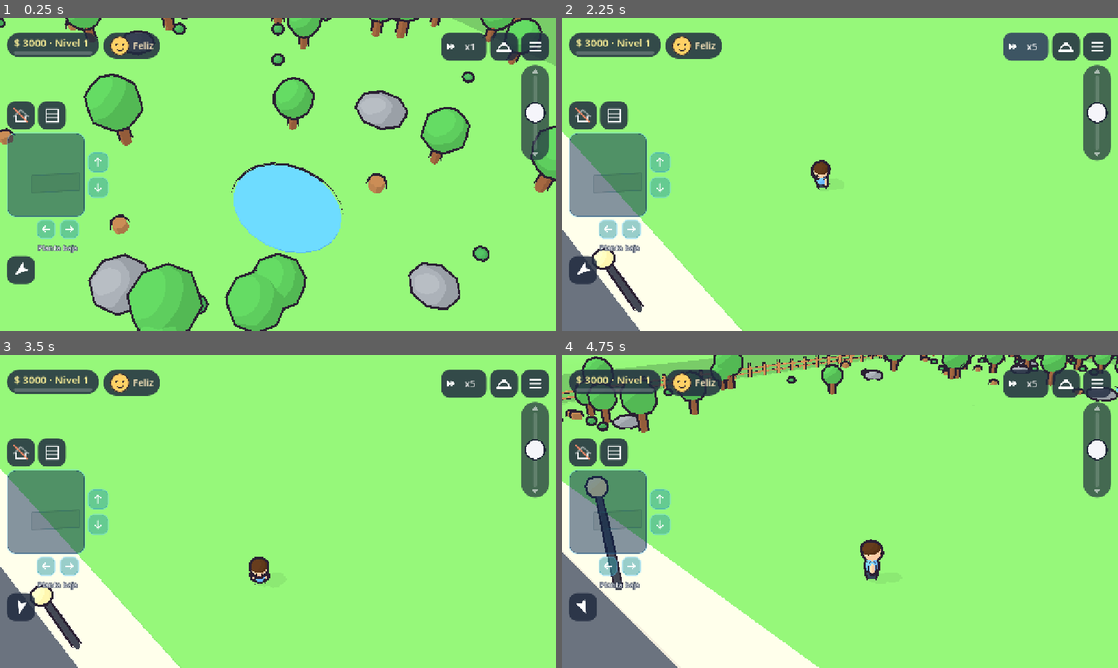
Above: before the commit, frames 1-4 (two rows, left to right).
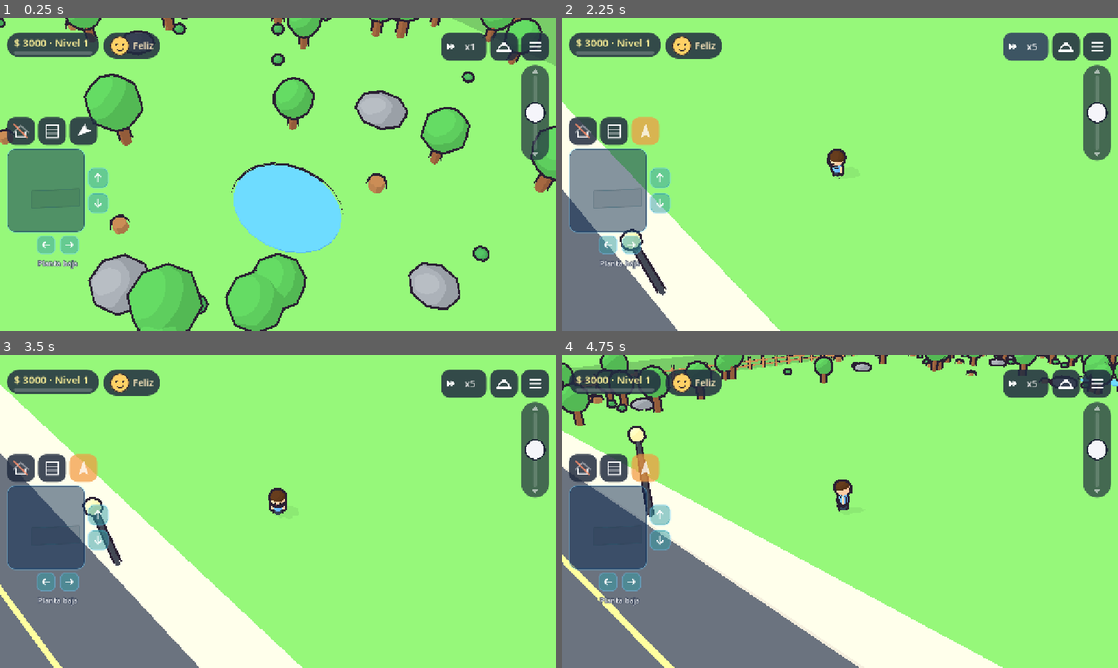
Above: after the commit, the same moments.

Repository: soza0497/Neighborhood
Game: Godot game, scene res://scenes/main.tscn
Two runs of this game, one before a commit and one after it. Both use one fixed random seed, a clock stepped at 60 frames per second and the inputs below. This scene is started directly instead of the project's main scene.
Inputs (mouse positions are in pixels of both pictures, inside the frame that each line leads up to; where the layout moved, square brackets give the same spot in the first picture):
- Up to frame 1 (0.25 s): no input
- Up to frame 2 (2.25 s): click (645, 130) [584, 271] at 0.5 s; click "x1" at 1.25 s; click "x2" at 2 s
- Up to frame 3 (3.5 s): tap Enter (ui_accept) at 2.75 s; drag from (44, 511) to (333, 442) at 2.77 s
- Up to frame 4 (4.75 s): drag from (1095, 448) to (812, 574) at 3.52 s; move the mouse to (895, 442) at 4.27 s; hold Right from 4.28 s (still down); hold E from 4.28 s (still down); tap 1 at 4.35 s; click (895, 442) at 4.42 s

The runs differ from the first frame. In frame 1, 4.2% of the frame differs, in the area x 1-20%, y 26-86%; in frame 2, 11%; in frame 3, 23%; in frame 4, 35%, in the area x 0-100%, y 0-100%.

Commit message:
Pulido 6C: botón de ánimo, menús dentro de pantalla, centrar con dos modos, paneo bajo, nombres al tocar
Co-Authored-By: Claude Sonnet 5.5 <noreply@anthropic.com>

Diff:
--- a/data/camera.json
+++ b/data/camera.json
@@ -7,9 +7,9 @@
 	"frame_cap": 0.12,
 	"pending_cap": 0.5,
 	"damping": 18.0,
-	"low_side_factor": 0.8,
-	"low_forward_factor": 0.3,
-	"low_dead_zone_px": 14.0,
+	"low_side_factor": 1.0,
+	"low_forward_factor": 1.0,
+	"low_dead_zone_px": 6.0,
 	"lot_margin": 3.0,
 	"lot_soft_border": 6.0
 }
--- a/scripts/autoload/event_bus.gd
+++ b/scripts/autoload/event_bus.gd
@@ -28,6 +28,8 @@
 signal camera_reset_requested
 ## Pulido 1: la brújula pide centrar la cámara en el personaje (y su piso).
 signal camera_focus_character_requested
+## Pulido 6C: la cámara pasa a seguir al personaje (true) o a quedar libre (false).
+signal camera_follow_changed(on: bool)
 
 # --- Modos de juego ---
 ## La interfaz pide cambiar de modo: "build" (construir) o "live" (vivir).
--- a/scripts/main.gd
+++ b/scripts/main.gd
@@ -102,6 +102,7 @@
 	EventBus.view_roofs_toggle_requested.connect(_on_roofs_toggle)
 	EventBus.view_walls_toggle_requested.connect(_on_walls_toggle)
 	EventBus.camera_focus_character_requested.connect(_focus_character)
+	EventBus.camera_follow_changed.connect(func(on: bool) -> void: _follow_character = on)
 	# Constructor 2.0 (Pulido 1).
 	EventBus.build_nudge_requested.connect(_builder.nudge_selected)
 	EventBus.build_paint_step_requested.connect(_builder.paint_step)
@@ -219,6 +220,8 @@
 
 func _process(delta: float) -> void:
 	_check_home_sync()
+	if mode == "live":
+		_follow_step()
 	_problems_timer -= delta
 	if _problems_dirty and _problems_timer <= 0.0 and mode == "build":
 		_problems_dirty = false
@@ -348,6 +351,21 @@
 
 
 ## Brújula: la cámara va al personaje y se ve su piso.
+## Pulido 6C: con el modo «siguiendo» la cámara acompaña al personaje. Si se va a trabajar
+## (desaparece de la casa), vuelve sola a libre.
+var _follow_character := false
+
+
+func _follow_step() -> void:
+	if not _follow_character or _character == null:
+		return
+	if _character.state == Character.State.WORKING:
+		_follow_character = false
+		EventBus.camera_follow_changed.emit(false)
+		return
+	_camera_rig.focus_on(_character.global_position)
+
+
 func _focus_character() -> void:
 	_set_level(_character.level)
 	_camera_rig.focus_on(_character.global_position)
--- a/scripts/neighborhood/neighbor_house_view.gd
+++ b/scripts/neighborhood/neighbor_house_view.gd
@@ -56,6 +56,7 @@
 	_sign.modulate = Color("#ffffff")
 	_sign.outline_modulate = Color("#2b2233")
 	_sign.no_depth_test = true
+	_sign.visible = false  # Pulido 6C: el nombre solo aparece al tocar la casa.
 	# Encima del techo, sin girar con la casa (billboard) y sin quedar dado vuelta.
 	_sign.position = Vector3(0.0, HouseGrid.WALL_HEIGHT + 3.4, 0.0)
 	add_child(_sign)
--- a/scripts/neighborhood/neighborhood_controller.gd
+++ b/scripts/neighborhood/neighborhood_controller.gd
@@ -69,14 +69,59 @@
 		get_viewport().set_input_as_handled()
 
 
-func _process(_delta: float) -> void:
-	if state == "" or builder == null:
-		return
-	# Los carteles de familia se ven desde lejos; de cerca estorban.
-	var show_signs := rig.current_distance() > 40.0
+## Segundos que se ve el nombre de una casa después de tocarla.
+const SIGN_SECONDS := 3.0
+## Un toque es un clic corto que casi no se mueve (si se mueve es un arrastre de cámara).
+const TAP_MAX_MOVE := 14.0
+const TAP_MAX_SECONDS := 0.35
+
+var _press_pos := Vector2.ZERO
+var _press_time := 0.0
+var _sign_lot := ""
+var _sign_left := 0.0
+
+
+## Pulido 6C: los nombres de las casas ya no están siempre a la vista. Tocar una casa muestra su
+## nombre unos segundos (más adelante, también sus opciones).
+func _unhandled_input(event: InputEvent) -> void:
+	if builder == null or rig == null:
+		return
+	var button := event as InputEventMouseButton
+	if button == null or button.button_index != MOUSE_BUTTON_LEFT:
+		return
+	if button.pressed:
+		_press_pos = button.position
+		_press_time = Time.get_ticks_msec() / 1000.0
+		return
+	var quick := Time.get_ticks_msec() / 1000.0 - _press_time <= TAP_MAX_SECONDS
+	if quick and button.position.distance_to(_press_pos) <= TAP_MAX_MOVE:
+		_show_sign_at(button.position)
+
+
+## Busca la casa de vecino bajo el dedo (el rayo de la cámara contra el suelo) y muestra su nombre.
+func _show_sign_at(screen_pos: Vector2) -> void:
+	var cam := rig.camera_node()
+	if cam == null:
+		return
+	var from := cam.project_ray_origin(screen_pos)
+	var dir := cam.project_ray_normal(screen_pos)
+	if absf(dir.y) < 0.001:
+		return
+	var point := from + dir * (-from.y / dir.y)
+	for id in builder.houses:
+		if NeighborhoodMap.lot_rect(str(id)).has_point(Vector2(point.x, point.z)):
+			_sign_lot = str(id)
+			_sign_left = SIGN_SECONDS
+			return
+
+
+func _process(delta: float) -> void:
+	if builder == null:
+		return
+	_sign_left = maxf(0.0, _sign_left - delta)
 	for id in builder.houses:
 		var house: NeighborHouseView = builder.houses[id]
-		house.set_sign_visible(show_signs and house != _open_house)
+		house.set_sign_visible(_sign_left > 0.0 and str(id) == _sign_lot and house != _open_house)
 
 
 # --- Entrar y salir ---
@@ -153,7 +198,7 @@
 		_env.fog_depth_end = _saved_fog.y
 	if builder != null:
 		for id in builder.houses:
-			builder.houses[id].set_sign_visible(true)
+			builder.houses[id].set_sign_visible(false)
 	EventBus.game_mode_change_requested.emit("live")
 	_set_state("", "")
 
--- /dev/null
+++ b/tests/polish6c_demo.gd
@@ -0,0 +1,162 @@
+extends Node
+## Demostración del Pulido 6C (interfaz y cámara), con capturas.
+##
+##   godot --path . res://tests/polish6c_demo.tscn
+## Las capturas (p6c_*.png) van a SHOT_DIR (o a user://). Partida local.
+
+var _main: Node3D
+var _hud: CanvasLayer
+var _shot_dir := ""
+var _passed := 0
+var _failed := 0
+var _shots: Array[String] = []
+
+const SIZES := [
+	[1920, 1080, [60, 0, 1800, 1080]],
+	[1080, 2400, [0, 96, 1080, 2244]],
+	[2400, 1080, [96, 0, 2208, 1020]],
+]
+
+
+func _ready() -> void:
+	_shot_dir = OS.get_environment("SHOT_DIR")
+	if _shot_dir == "":
+		_shot_dir = OS.get_user_data_dir()
+	HouseGrid.LOT_SIZE = Vector2i(96, 96)
+	HouseData.blocked_cells = {}
+	Economy.server_mode = false
+	GameState.parcel = {"seed": 424242}
+	Parcel.setup_local({"seed": 424242})
+	_main = preload("res://scenes/main.tscn").instantiate()
+	add_child(_main)
+	Economy.debug_unlock_all()
+	_hud = _main.get_node("HUD")
+	_run.call_deferred()
+
+
+func _run() -> void:
+	_main.set_mode("live")
+	await _frames(10)
+	await _test_mood_tap()
+	await _test_popup_inside()
+	await _test_follow_button()
+	await _test_signs_hidden()
+	print("\nDEMO PULIDO 6C: %d pasaron, %d fallaron · capturas: %s" % [_passed, _failed, ", ".join(_shots)])
+	get_tree().quit(1 if _failed > 0 else 0)
+
+
+## El toque llega dos veces (toque + clic emulado): la tarjeta no se abre y se cierra sola.
+func _test_mood_tap() -> void:
+	print("\n1) Botón de ánimo: un toque = una sola vez")
+	var mood: Control = _hud.get_node("%MoodButton")
+	var card: Control = _hud.get_node("%MoodCard")
+	_check(not card.visible, "empieza cerrada")
+	mood.gui_input.emit(_click())
+	var echo := InputEventScreenTouch.new()
+	echo.pressed = true
+	mood.gui_input.emit(echo)  # El eco del mismo toque, al instante.
+	await _frames(3)
+	_check(card.visible, "un toque con eco la deja abierta")
+	_hud._close_cards()
+	await _frames(20)  # Pasa la guarda: otro toque vuelve a funcionar.
+	await get_tree().create_timer(0.3).timeout
+	mood.gui_input.emit(_click())
+	await _frames(3)
+	_check(card.visible, "un toque posterior la abre otra vez")
+	_hud._close_cards()
+	await _frames(2)
+
+
+## El menú de servicio y los otros flotantes quedan dentro de la pantalla, en tres tamaños.
+func _test_popup_inside() -> void:
+	print("\n2) Menús dentro de la pantalla")
+	var window := get_window()
+	for entry in SIZES:
+		var size := Vector2i(entry[0], entry[1])
+		var r: Array = entry[2]
+		window.size = size
+		SafeArea.override_screen = size
+		SafeArea.override_rect = Rect2i(r[0], r[1], r[2], r[3])
+		await _frames(6)
+		_hud._fit_to_screen()
+		await _frames(3)
+		var rows: VBoxContainer = _hud._open_popup("Tala de árbol")
+		_hud._popup_button(rows, "Llamar servicio ($94)", func() -> void: pass)
+		_hud._popup_button(rows, "Cerrar", func() -> void: pass)
+		await _frames(6)
+		var area := Rect2(Vector2.ZERO, get_viewport().get_visible_rect().size)
+		var rect: Rect2 = _hud._popup.get_global_rect()
+		_check(area.encloses(rect), "%dx%d: el menú de servicio está entero en pantalla (%s)" % [size.x, size.y, str(rect)])
+		_check(rect.position.x > 50.0 and rect.position.y > 50.0, "%dx%d: no está pegado a la esquina" % [size.x, size.y])
+		if size.x == 1920:
+			await _shot("p6c_servicio_1920x1080.png")
+		_hud._close_popup()
+		await _frames(2)
+
+
+## La brújula está arriba junto a techos y paredes, y alterna libre/siguiendo.
+func _test_follow_button() -> void:
+	print("\n3) Centrar: libre o siguiendo")
+	var compass: CompassButton = _hud.get_node("%CompassButton")
+	var roof: Control = _hud.get_node("%RoofButton")
+	_check(compass.get_parent() == roof.get_parent(), "está en la misma fila que techos y paredes")
+	_main._character.global_position = Vector3(30, 0, 30)
+	_main._camera_rig.focus_on(Vector3(-20, 0, -20))
+	await _frames(2)
+	compass.button_pressed = true
+	compass.pressed.emit()
+	await _frames(6)
+	var cam: Vector3 = _main._camera_rig.position
+	_check(is_equal_approx(cam.x, _main._character.global_position.x) or cam.distance_to(Vector3(_main._character.global_position.x, cam.y, _main._character.global_position.z)) < 1.0,
+		"siguiendo: la cámara va al personaje")
+	_main._character.global_position = Vector3(10, 0, 5)
+	await _frames(4)
+	var cam2: Vector3 = _main._camera_rig.position
+	_check(absf(cam2.x - 10.0) < 1.0, "siguiendo: lo acompaña cuando se mueve")
+	# Se va a trabajar: vuelve solo a libre.
+	_main._character.state = Character.State.WORKING
+	await _frames(4)
+	_check(not compass.button_pressed, "al irse a trabajar el botón vuelve a libre")
+	_main._character.state = Character.State.IDLE
+	await _shot("p6c_centrar_arriba.png")
+
+
+## Los carteles de las casas de vecinos están apagados hasta tocar la casa.
+func _test_signs_hidden() -> void:
+	print("\n4) Nombres de las casas")
+	var count := 0
+	var visible_count := 0
+	for node in _main.find_children("Sign", "Label3D", true, false):
+		count += 1
+		if (node as Label3D).visible:
+			visible_count += 1
+	_check(count > 0, "hay carteles construidos (%d)" % count)
+	_check(visible_count == 0, "ninguno se ve por defecto (%d visibles)" % visible_count)
+	await _shot("p6c_sin_nombres.png")
+
+
+func _click() -> InputEventMouseButton:
+	var event := InputEventMouseButton.new()
+	event.button_index = MOUSE_BUTTON_LEFT
+	event.pressed = true
+	return event
+
+
+func _check(condition: bool, description: String) -> void:
+	if condition:
+		_passed += 1
+		print("  OK     ", description)
+	else:
+		_failed += 1
+		print("  FALLÓ  ", description)
+
+
+func _shot(file_name: String) -> void:
+	await _frames(4)
+	get_viewport().get_texture().get_image().save_png(_shot_dir.path_join(file_name))
+	_shots.append(file_name)
+
+
+func _frames(count: int) -> void:
+	for i in count:
+		await get_tree().process_frame
--- /dev/null
+++ b/tests/polish6c_demo.tscn
@@ -0,0 +1,6 @@
+[gd_scene format=3]
+
+[ext_resource type="Script" path="res://tests/polish6c_demo.gd" id="1_demo"]
+
+[node name="Polish6cDemo" type="Node"]
+script = ExtResource("1_demo")
--- a/tests/test_camera.gd
+++ b/tests/test_camera.gd
@@ -93,9 +93,9 @@
 	_rig.rotation_degrees.y = 0.0
 	# Un gesto vertical chico (dentro de la zona muerta): no avanza.
 	_rig._drag_y = 0.0
-	_rig._pan(Vector2(500, 500), Vector2(500, 492))
-	_rig.flush_pending()
-	_check(absf(_rig.position.z) < 0.001, "8 px verticales (zona muerta): no se mueve (z=%.3f)" % _rig.position.z)
+	_rig._pan(Vector2(500, 500), Vector2(500, 496))
+	_rig.flush_pending()
+	_check(absf(_rig.position.z) < 0.001, "4 px verticales (zona muerta): no se mueve (z=%.3f)" % _rig.position.z)
 	# Un gesto vertical grande: avanza, pero despacio.
 	_rig._drag_y = 0.0
 	var before_z := _rig.position.z
@@ -105,7 +105,8 @@
 	var forward := absf(_rig.position.z - before_z)
 	_check(forward > 0.0, "un gesto vertical grande sí avanza (%.2f m)" % forward)
 	var grab := 200.0 * _rig.meters_per_pixel()
-	_check(forward < grab * 0.5, "avanza despacio: %.2f m contra %.2f m de «agarrar el suelo»" % [forward, grab])
+	_check(forward <= grab, "no avanza más que «agarrar el suelo»: %.2f m contra %.2f m" % [forward, grab])
+	_check(forward > grab * 0.5, "pero tampoco se arrastra (Pulido 6C): %.2f m" % forward)
 	# Lateral: se mueve a los lados y es mucho más controlable.
 	_rig.position = Vector3.ZERO
 	_rig._pan(Vector2(500, 500), Vector2(600, 500))
--- a/ui/compass_button.gd
+++ b/ui/compass_button.gd
@@ -1,7 +1,9 @@
 class_name CompassButton
 extends Button
 ## Brújula (Pulido 1): una flechita de navegador que apunta hacia donde está
-## el personaje en la pantalla. Tocarla centra la cámara en él.
+## el personaje en la pantalla. Pulido 6C: tiene dos modos. LIBRE (apagada): la cámara va
+## donde la muevas y tocarla solo centra una vez al personaje. SIGUIENDO (encendida): la cámara
+## acompaña al personaje todo el tiempo, hasta que se vaya a trabajar o la vuelvas a tocar.
 
 ## El personaje al que apunta (lo pone la interfaz).
 var target: Node3D
@@ -18,7 +20,16 @@
 	_arrow.stretch_mode = TextureRect.STRETCH_KEEP_ASPECT_CENTERED
 	_arrow.mouse_filter = Control.MOUSE_FILTER_IGNORE
 	add_child(_arrow)
-	pressed.connect(EventBus.camera_focus_character_requested.emit)
+	pressed.connect(_on_pressed)
+	# Si otro lado cambia el modo (por ejemplo, el personaje se va a trabajar), se acompaña.
+	EventBus.camera_follow_changed.connect(func(on: bool) -> void:
+		set_pressed_no_signal(on))
+
+
+func _on_pressed() -> void:
+	if button_pressed:
+		EventBus.camera_focus_character_requested.emit()
+	EventBus.camera_follow_changed.emit(button_pressed)
 
 
 func _process(_delta: float) -> void:
--- a/ui/hud.gd
+++ b/ui/hud.gd
@@ -96,6 +96,9 @@
 var _pitch_slider: PitchSlider
 ## Márgenes normales de la interfaz (izquierda, arriba, derecha, abajo).
 const BASE_MARGINS := Vector4(16, 34, 16, 22)
+## Milisegundos en que un segundo toque se toma como eco del primero (ver `_is_tap`).
+const TAP_GUARD_MS := 250
+
 ## Cuántos grados por segundo cambia el ángulo con la perilla al tope.
 const PITCH_RATE := 60.0
 ## Contenedor de la columna izquierda: así la columna no empuja la pantalla
@@ -169,8 +172,7 @@
 	_info_close_button.pressed.connect(_info_panel.hide)
 	_builds_button.pressed.connect(EventBus.construction_accelerate_requested.emit)
 	_mood_button.gui_input.connect(func(event: InputEvent) -> void:
-		if (event is InputEventMouseButton and event.pressed and event.button_index == MOUSE_BUTTON_LEFT) \
-				or (event is InputEventScreenTouch and event.pressed):
+		if _is_tap(event):
 			_toggle_mood_card())
 	_card_overlay.gui_input.connect(_on_overlay_input)
 	EventBus.economy_changed.connect(_on_economy_changed)
@@ -464,6 +466,7 @@
 ## la interfaz: ☰, Info, tarjeta del ánimo, menú de una pieza y ventanitas. Antes
 ## vivían dentro de `Root` (un MarginContainer): su tamaño mínimo agrandaba a
 ## `Root` y corría las barras de arriba y de abajo. Aquí cada uno tiene sus anclas.
+var _last_tap_ms := -1000
 var _overlay: Control
 
 
@@ -654,6 +657,20 @@
 	_intention_text = Character.intention_text(intention)
 	if _mood_card.visible:
 		_fill_mood_card()
+
+
+## Un toque en el teléfono llega dos veces (el toque y el clic que Godot emula a partir de él):
+## sin esta guarda la tarjeta se abría y se cerraba sola. Devuelve true una sola vez por toque.
+func _is_tap(event: InputEvent) -> bool:
+	var pressed: bool = (event is InputEventMouseButton and event.pressed and event.button_index == MOUSE_BUTTON_LEFT) \
+		or (event is InputEventScreenTouch and event.pressed)
+	if not pressed:
+		return false
+	var now := Time.get_ticks_msec()
+	if now - _last_tap_ms < TAP_GUARD_MS:
+		return false
+	_last_tap_ms = now
+	return true
 
 
 func _toggle_mood_card() -> void:
@@ -1005,10 +1022,36 @@
 	rows.add_child(label)
 	# Pulido 5C: flota en el centro de la capa libre (no en el contenedor de la interfaz).
 	_overlay.add_child(_popup)
-	_popup.set_anchors_preset(Control.PRESET_CENTER)
+	# Anclas al centro y márgenes en cero: `set_anchors_preset` conservaba la posición (0, 0) y el
+	# menú salía pegado a la esquina de arriba a la izquierda, medio fuera de la pantalla.
+	_popup.anchor_left = 0.5
+	_popup.anchor_right = 0.5
+	_popup.anchor_top = 0.5
+	_popup.anchor_bottom = 0.5
+	_popup.offset_left = 0.0
+	_popup.offset_right = 0.0
+	_popup.offset_top = 0.0
+	_popup.offset_bottom = 0.0
 	_popup.grow_horizontal = Control.GROW_DIRECTION_BOTH
 	_popup.grow_vertical = Control.GROW_DIRECTION_BOTH
+	_keep_inside_screen.call_deferred(_popup)
 	return rows
+
+
+## Si un panel flotante es más grande que la pantalla o quedó fuera, lo vuelve a meter dentro
+## del área segura (con scroll si no entra). Se llama ya con el tamaño calculado.
+func _keep_inside_screen(control: Control) -> void:
+	if control == null or not is_instance_valid(control) or not control.is_inside_tree():
+		return
+	var margins := SafeArea.margins(BASE_MARGINS, SafeArea.insets(get_window()))
+	var view := get_viewport().get_visible_rect().size
+	var room := Rect2(Vector2(margins.x, margins.y), view - Vector2(margins.x + margins.z, margins.y + margins.w))
+	var rect := control.get_global_rect()
+	var pos := rect.position
+	pos.x = clampf(pos.x, room.position.x, maxf(room.position.x, room.end.x - rect.size.x))
+	pos.y = clampf(pos.y, room.position.y, maxf(room.position.y, room.end.y - rect.size.y))
+	if pos != rect.position:
+		control.global_position = pos
 
 
 func _close_popup() -> void:
--- a/ui/hud.tscn
+++ b/ui/hud.tscn
@@ -279,10 +279,10 @@
 text = "Planta baja"
 horizontal_alignment = 1
 
-[node name="CompassButton" type="Button" parent="Root/Layout/Middle/LeftColumn"]
-unique_name_in_owner = true
-layout_mode = 2
-size_flags_horizontal = 0
+[node name="CompassButton" type="Button" parent="Root/Layout/Middle/LeftColumn/ViewIcons"]
+unique_name_in_owner = true
+layout_mode = 2
+toggle_mode = true
 script = ExtResource("10_compass")
 
 [node name="ActionRow" type="HBoxContainer" parent="Root/Layout"]
Not shown, changed: PROGRESO.md
